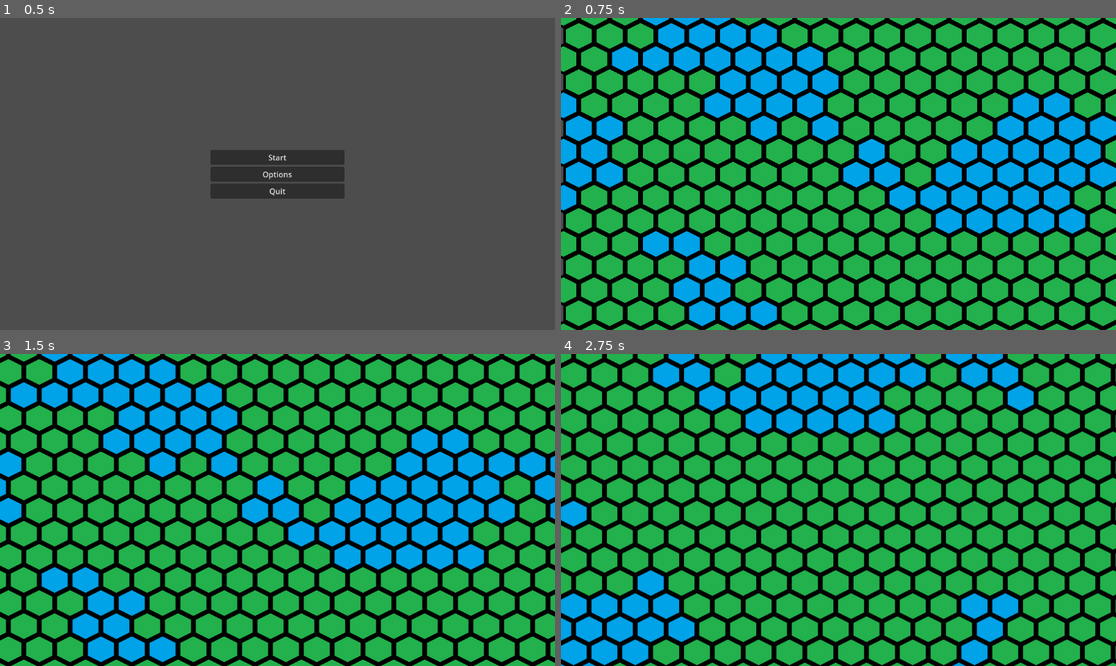
Above: before the commit, frames 1-4 (two rows, left to right).
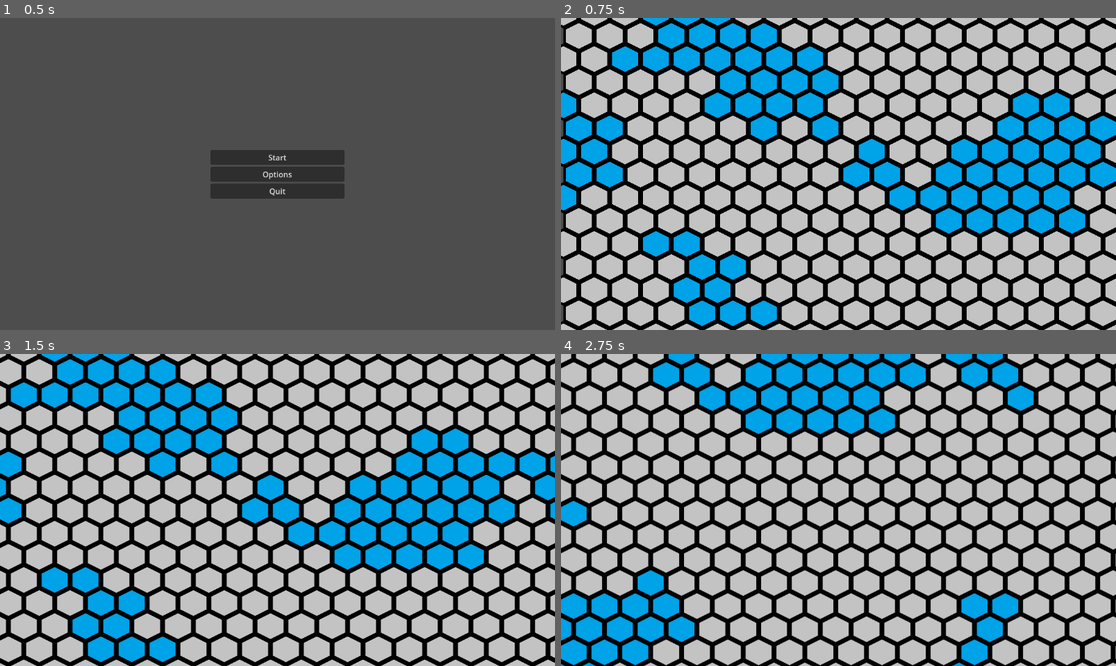
Above: after the commit, the same moments.

Repository: TheModidGuy/nea
Game: Godot game, scene res://Scene/Map/Main Menu.tscn
The game is run twice, just before and just after one commit, with the same random seed, the same clock (stepped at 60 frames per second) and the same inputs.
Inputs (mouse positions are in pixels of both pictures, inside the frame that each line leads up to):
- Up to frame 1 (0.5 s): no input
- Up to frame 2 (0.75 s): click "Start" at 0.5 s
- Up to frame 3 (1.5 s): tap Enter at 1.25 s; move the mouse to (399, 494) at 1.27 s; hold D (move_right) from 1.28 s (still down); hold Shift (sprint) from 1.28 s (still down); click (399, 494) at 1.42 s
- Up to frame 4 (2.75 s): move the mouse to (727, 525) at 2.02 s; release D (move_right) at 2.03 s; release Shift (sprint) at 2.03 s; hold S (move_down) from 2.03 s (still down); tap Shift (sprint) at 2.1 s

Frame 1 is identical in both runs. In frame 2, 52% of the frame differs, in the area x 0-100%, y 0-100%; in frame 3, 53%; in frame 4, 61%.

Commit message:
litty changed nothing

Diff:
--- a/scripts/map_generator.gd
+++ b/scripts/map_generator.gd
@@ -5,8 +5,6 @@
 @export var map_height: int = 25
 @export var hex_width: float = 64
 @export var hex_height: float = 48
-
-var tiles = []
 
 # Noise objects
 var terrain_noise := FastNoiseLite.new()
@@ -39,7 +37,7 @@
 				tile_instance.terrainType = "water"
 			elif n < 0.4:
 				tile_instance.terrainType = "grass"
-			elif n < 0.2:
+			else:
 				tile_instance.terrainType = "snow"
 
 			## Optional: resource placement
